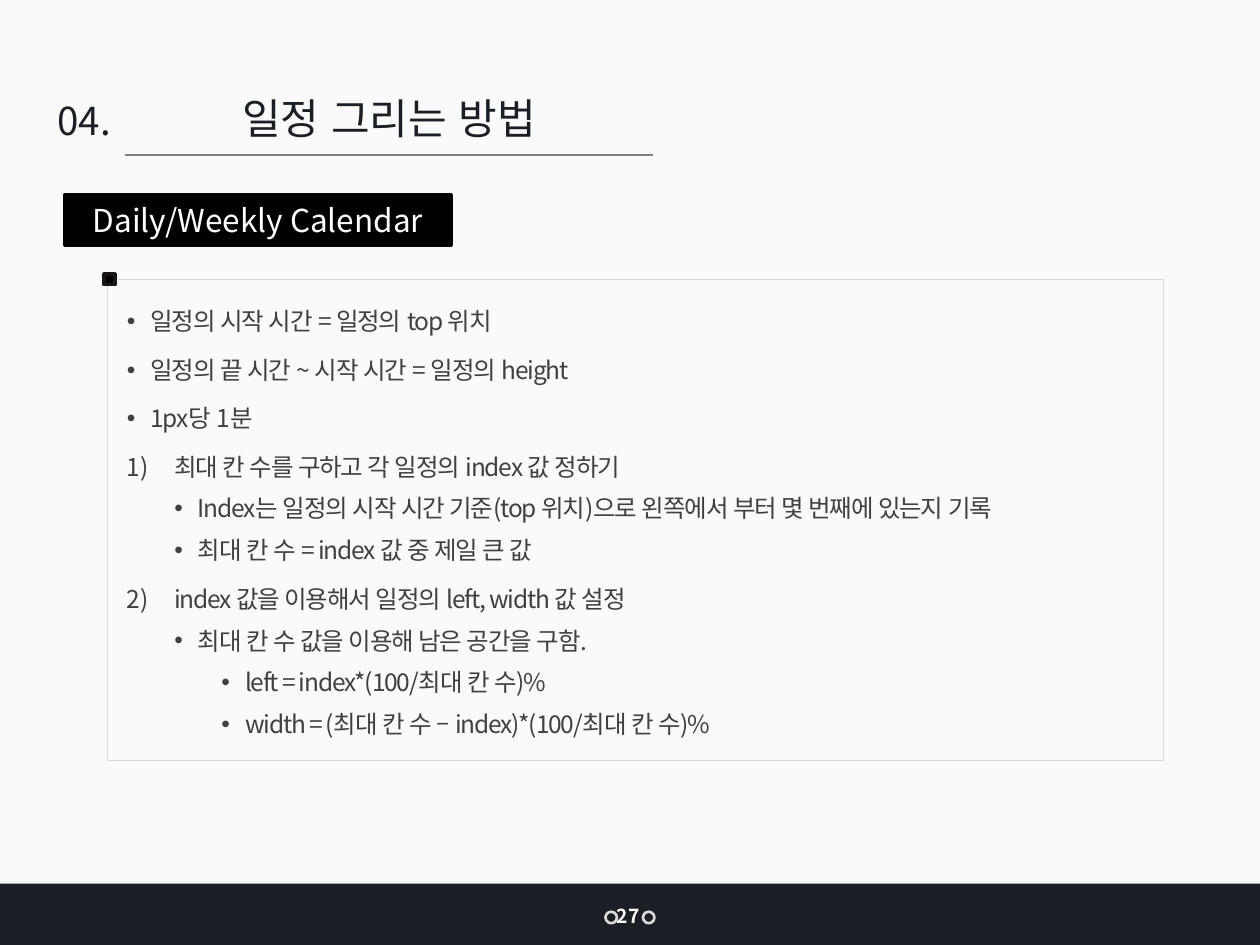
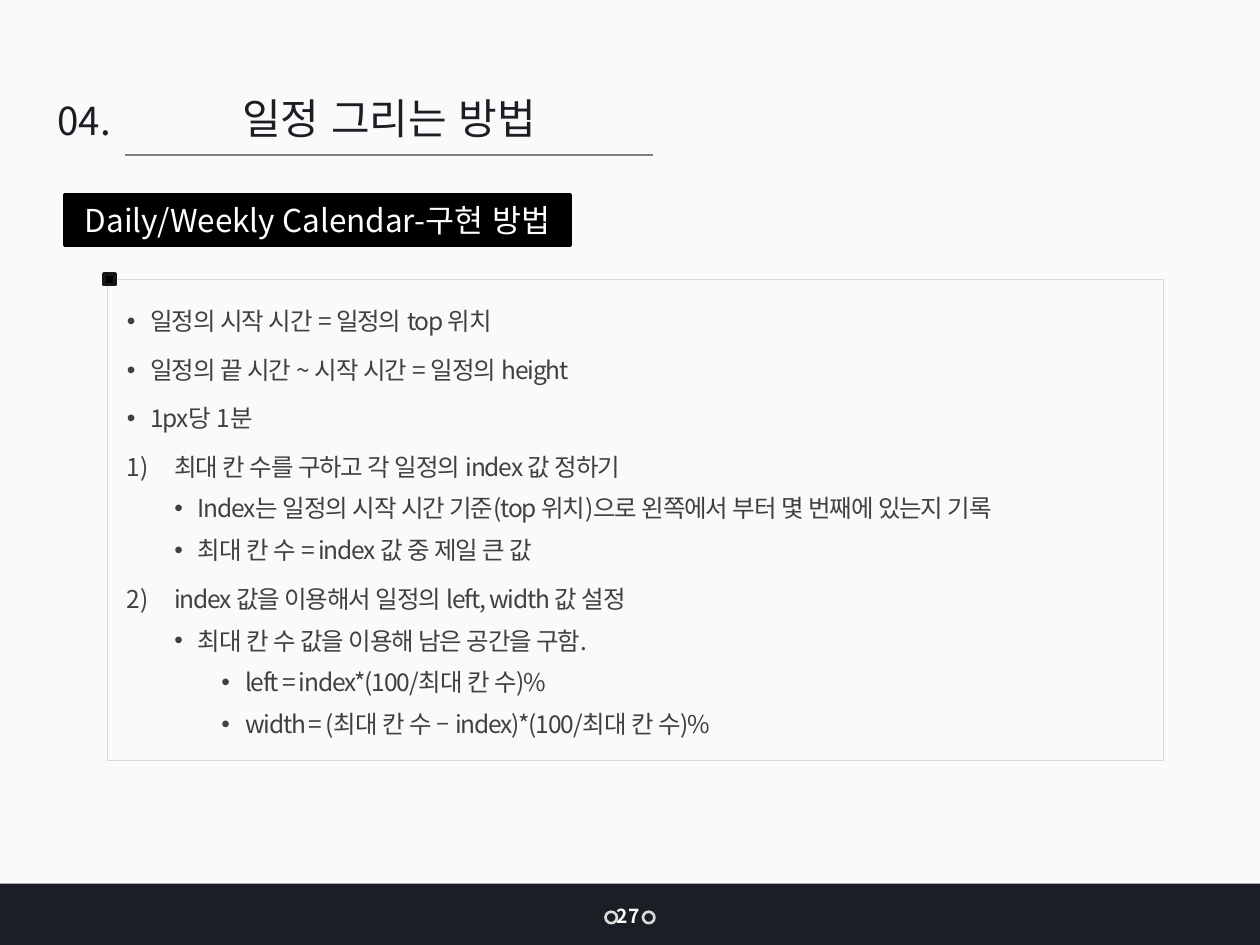
Before and after one commit to jangys/calendarProjectDocument, a slide deck: slide 41 of 인턴 최종 발표_장연수.pptx (slide 39 before the commit). Drawn at 1260x945 pixels with LibreOffice and Linux fonts; fonts in the diff are those of the drawing. Boxes give left, top, right and bottom in pixels: in the first picture for what was removed or moved away, otherwise in the second. Text is boxed around its words. In the diff, an @@ line names an element or a change of style, - is before the commit and + after.

```diff
--- a/인턴 최종 발표_장연수.pptx
+++ b/인턴 최종 발표_장연수.pptx
@@ rectangle "Daily/Weekly Calendar-구현 방법": place and size @@
-rectangle "Daily/Weekly Calendar-구현 방법" at bbox=[64, 195, 451, 246]
+rectangle "Daily/Weekly Calendar-구현 방법" at bbox=[64, 195, 571, 246]
@@ text in rectangle at bbox=[85, 206, 550, 240]: text changed @@
-Daily/Weekly Calendar
+Daily/Weekly Calendar-구현 방법
```
Also in this commit, not shown: 33 other slides changed, 2 slides added, 3 other files.
